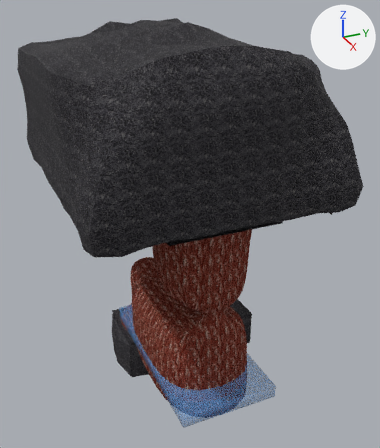
The Blender file Assets/World/C11L1/raw/C11L1.blend as it was, and as the next commit left it.
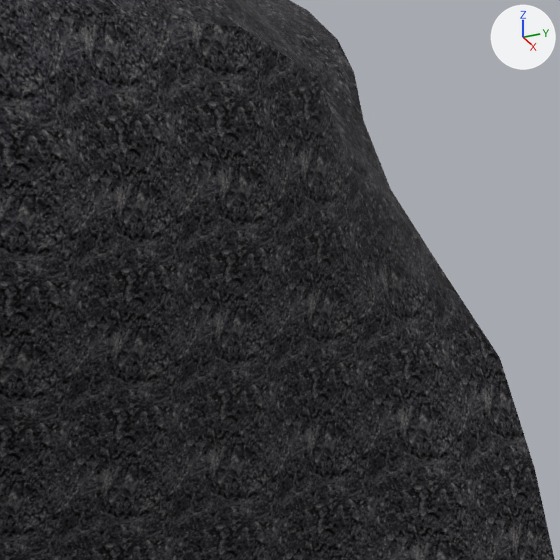
Each version is shown whole from a 50 mm lens placed at (131.7, -39.1, 36.7), pointed at (33.3, 5.2, -12.5), then close up on the part from 67% to 94% of the width and 13% to 36% of the height. Lighting does not change. The marker at upper right points along +X, +Y and +Z.

Names of what the first close-up shows: 'Room1'.
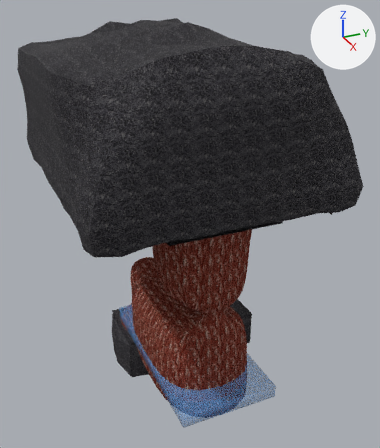
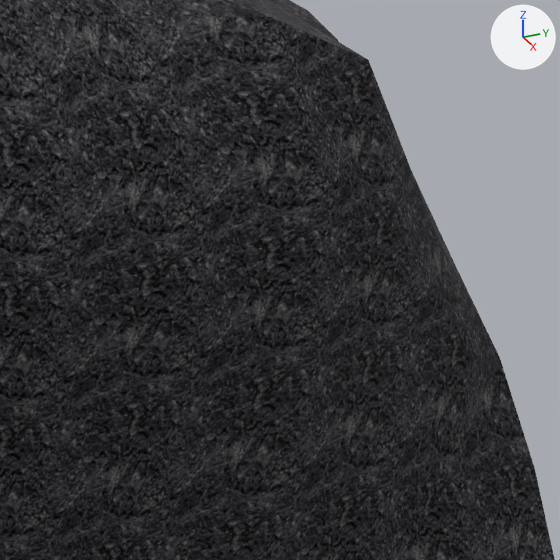
Pixel boxes (x1, y1, x2, y2) of what changed, in the close-ups (560 x 560 px; the box of a moved part takes in the faces that stretch with it):
```json
{"part": 1, "of": "me_plane_006", "change": "moved or reshaped", "before": [28, 0, 500, 560], "after": [28, 0, 500, 560]}
```

Edits to the scene script, one JSON object a line:
```json
{"block": "me_plane_006", "where": "me_plane_006.from_pydata(...)  # 624 vertices, 660 faces, 2 loose edges; spans x -1.3..65.5, y -25.4..25.4, z -2.0..30.7"}
{"block": "me_plane_006", "where": "# used by ob_room1; location = (0.0, 0.0, 0.0)"}
{"block": "me_plane_006", "change": "me_plane_006 part 1"}
{"op": "set", "path": "me_plane_006.vertices[147].co", "old": "(55.7, 21.0, 19.7)", "new": "(55.9, 21.4, 19.8)", "note": "pixel (380, 173) -> not seen"}
{"op": "set", "path": "me_plane_006.vertices[162].co", "old": "(63.7, 8.0, 17.4)", "new": "(64.1, 8.6, 17.7)", "note": "pixel (172, 333) -> pixel (201, 324)"}
{"op": "set", "path": "me_plane_006.vertices[163].co", "old": "(61.8, 15.4, 15.1)", "new": "(62.6, 16.8, 15.7)", "note": "pixel (337, 372) -> pixel (393, 355)"}
{"op": "set", "path": "me_plane_006.vertices[164].co", "old": "(60.0, 15.0, 23.7)", "new": "(60.7, 16.2, 24.2)", "note": "pixel (318, 76) -> pixel (368, 59)"}
{"op": "set", "path": "me_plane_006.vertices[396].co", "old": "(57.8, 22.3, 16.8)", "new": "(58.0, 22.6, 17.0)", "note": "pixel (443, 271) -> pixel (456, 267)"}
{"op": "set", "path": "me_plane_006.vertices[403].co", "old": "(61.4, 19.1, 14.7)", "new": "(62.0, 20.2, 15.2)", "note": "pixel (425, 370) -> pixel (471, 357)"}
{"op": "set", "path": "me_plane_006.vertices[441].co", "old": "(62.8, 11.7, 15.6)", "new": "(63.6, 13.0, 16.1)", "note": "pixel (258, 377) -> pixel (310, 361)"}
{"op": "set", "path": "me_plane_006.vertices[442].co", "old": "(57.8, 17.8, 21.3)", "new": "(58.5, 19.0, 21.8)", "note": "pixel (342, 141) -> not seen"}
{"op": "set", "path": "me_plane_006.vertices[443].co", "old": "(60.7, 11.6, 25.4)", "new": "(61.1, 12.3, 25.7)", "note": "pixel (240, 26) -> pixel (270, 16)"}
{"op": "set", "path": "me_plane_006.vertices[446].co", "old": "(61.5, 15.1, 18.7)", "new": "(62.4, 16.6, 19.4)", "note": "pixel (335, 252) -> pixel (397, 232)"}
{"op": "set", "path": "me_plane_006.vertices[447].co", "old": "(63.0, 8.0, 21.9)", "new": "(63.3, 8.5, 22.1)", "note": "pixel (171, 171) -> pixel (195, 164)"}
{"op": "set", "path": "me_plane_006.vertices[448].co", "old": "(56.5, 15.1, 25.2)", "new": "(56.8, 15.5, 25.4)", "note": "pixel (256, 8) -> pixel (274, 2)"}
{"op": "set", "path": "me_plane_006.vertices[477].co", "old": "(62.8, 15.7, 11.6)", "new": "(63.3, 16.5, 11.9)", "note": "pixel (354, 491) -> pixel (386, 482)"}
{"op": "set", "path": "me_plane_006.vertices[479].co", "old": "(63.6, 11.9, 11.9)", "new": "(63.9, 12.5, 12.1)", "note": "pixel (267, 504) -> pixel (292, 496)"}
{"op": "set", "path": "me_plane_006.vertices[494].co", "old": "(62.6, 11.6, 20.9)", "new": "(63.4, 12.9, 21.5)", "note": "pixel (265, 193) -> pixel (321, 175)"}
{"op": "set", "path": "me_plane_006.vertices[495].co", "old": "(59.6, 18.6, 17.7)", "new": "(60.5, 19.9, 18.3)", "note": "pixel (387, 264) -> pixel (441, 247)"}
```
